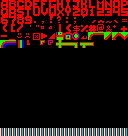
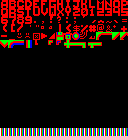
The second 128 × 136 image is a revision of the first. Changes to its layers:
painted on "MainSheetPalette.png" over [0, 32, 128, 136]
